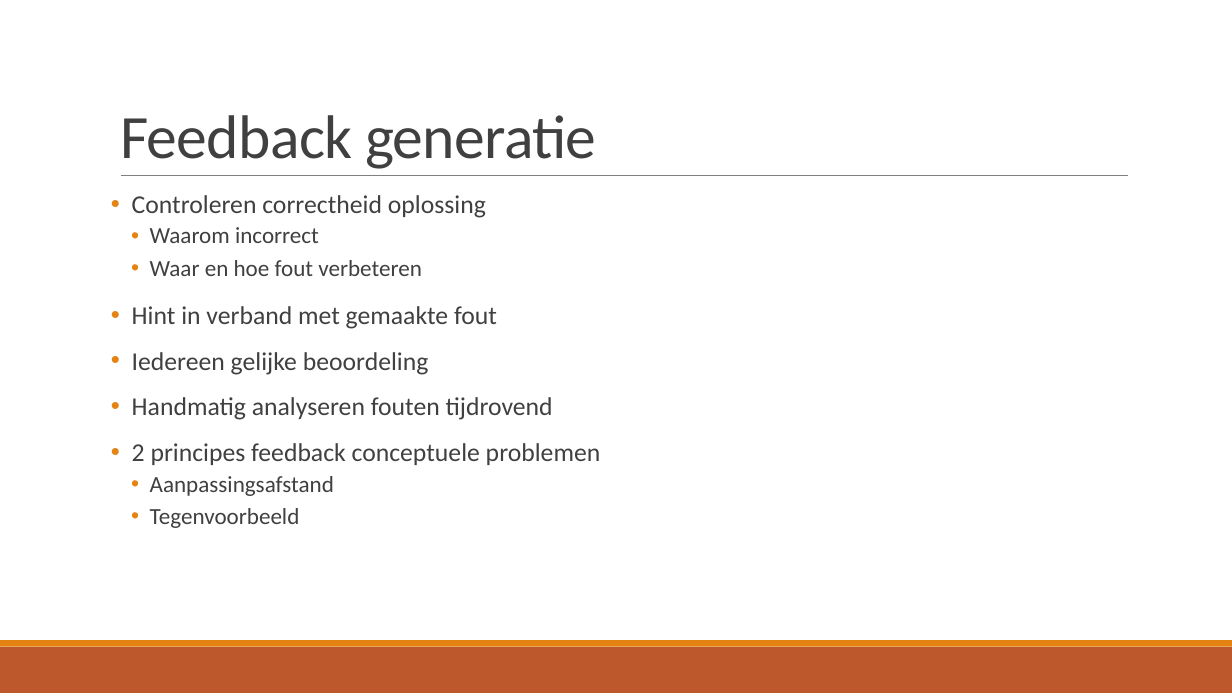
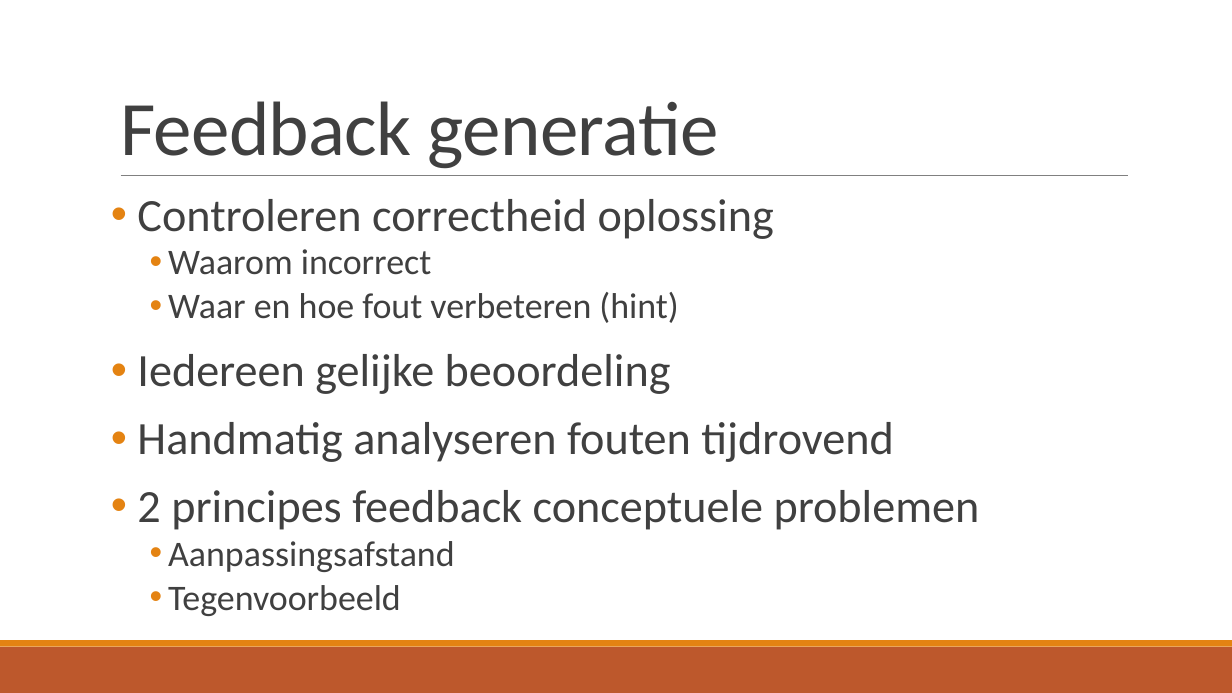
Before and after one commit to TomDeGroote/Bachelorproef, a slide deck: slide 10 of Opdracht 2/Literatuurstudie.pptx (slide 8 before the commit). Drawn at 1232x693 pixels with LibreOffice and Linux fonts; fonts in the diff are those of the drawing. Boxes give left, top, right and bottom in pixels: in the first picture for what was removed or moved away, otherwise in the second. Text is boxed around its words. In the diff, an @@ line names an element or a change of style, - is before the commit and + after.

```diff
--- a/Opdracht 2/Literatuurstudie.pptx
+++ b/Opdracht 2/Literatuurstudie.pptx
@@ title "Feedback generatie" at (x1=120, y1=101, x2=719, y2=169): size 48 to 60 pt @@
@@ text at (x1=137, y1=199, x2=980, y2=616): size 20 to 36 pt in "Controleren correctheid oplossing", "Iedereen gelijke beoordeling", "Handmatig analyseren fouten tijdrovend", "2 principes feedback conceptuele problemen"; size 18 to 28 pt in "Waarom incorrect", "Aanpassingsafstand", "Tegenvoorbeeld"; less space between paragraphs; list level 2 to 3 in "Waarom incorrect"; list level 2 to 3 in "Aanpassingsafstand"; list level 2 to 3 in "Tegenvoorbeeld" @@
@@ text at (x1=168, y1=292, x2=678, y2=323): text changed; size 20 to 28 pt @@
-  • Waar en hoe fout verbeteren
-• Hint in verband met gemaakte fout
+    • Waar en hoe fout verbeteren (hint)
```
Also in this commit, not shown: 19 other slides changed, 4 slides added, 5 slides removed.
